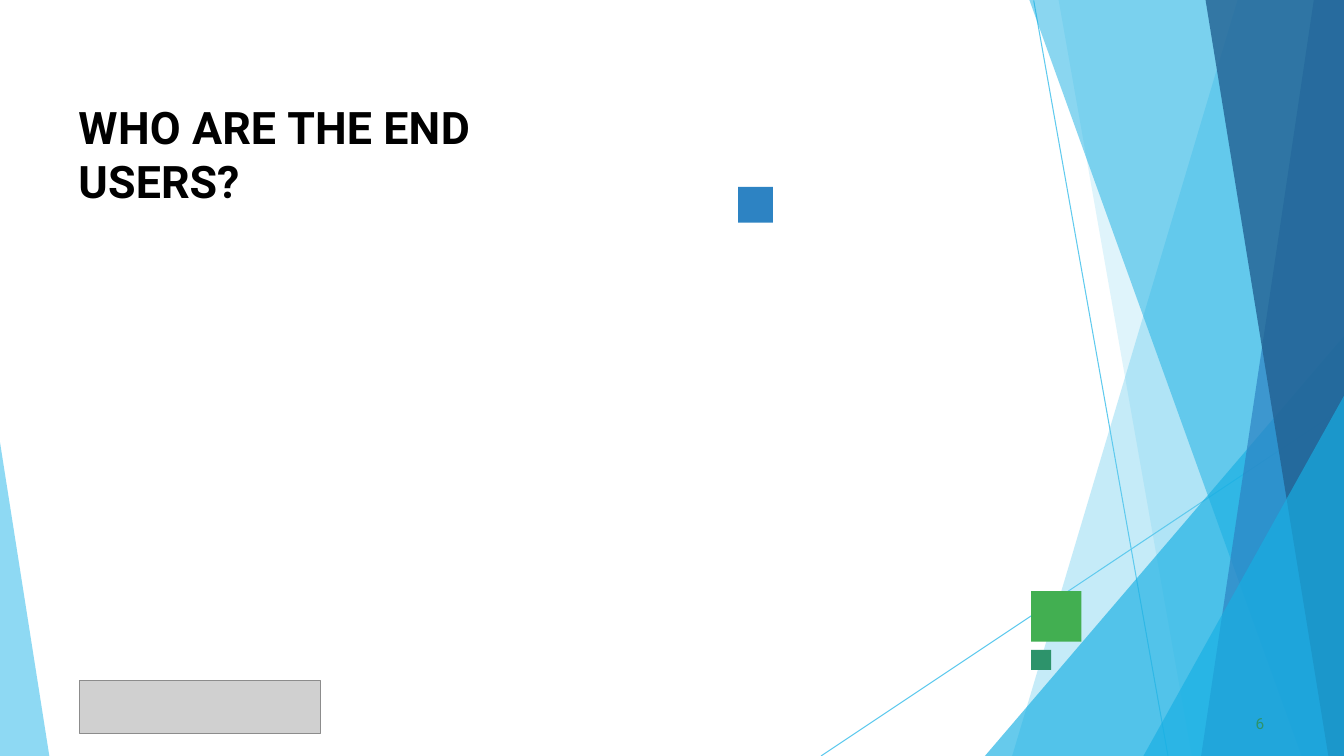
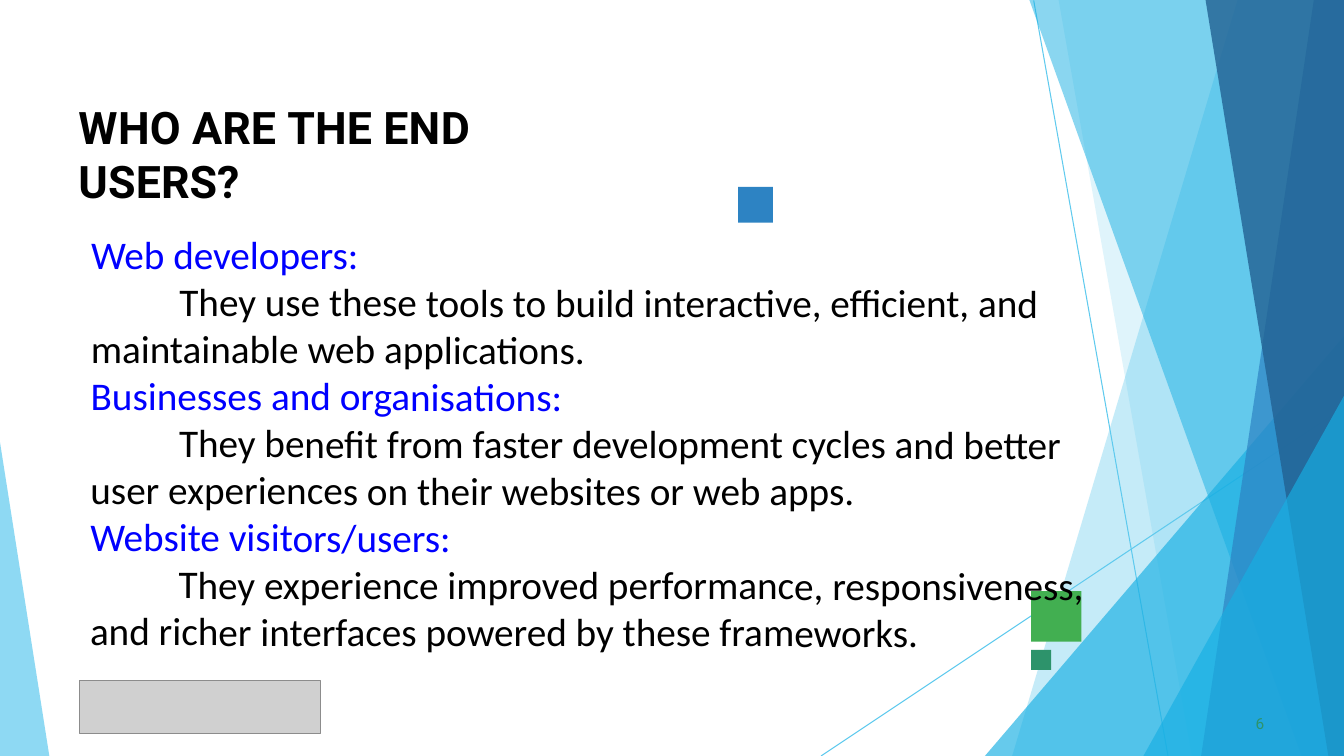
Before and after one commit to prabhakaran8518-ops/Priya-.p, a slide deck: slide 6 of PPT FWD TNSDC 2025 (1).pptx. Drawn at 1344x756 pixels with LibreOffice and Linux fonts; fonts in the diff are those of the drawing; grey boxes stand for pictures. Boxes give left, top, right and bottom in pixels: in the first picture for what was removed or moved away, otherwise in the second. Text is boxed around its words. In the diff, an @@ line names an element or a change of style, - is before the commit and + after.

```diff
--- a/PPT FWD TNSDC 2025 (1).pptx
+++ b/PPT FWD TNSDC 2025 (1).pptx
@@ text added at [90,241,1083,653], 28 pt, text #000000 @@
+Web developers:
+They use these tools to build interactive, efficient, and maintainable web applications.
+Businesses and organisations:
+They benefit from faster development cycles and better user experiences on their websites or web apps.
+Website visitors/users:
+They experience improved performance, responsiveness, and richer interfaces powered by these frameworks.
```
Also in this commit, not shown: 7 other slides changed, 2 slides added, 2 slides removed.
